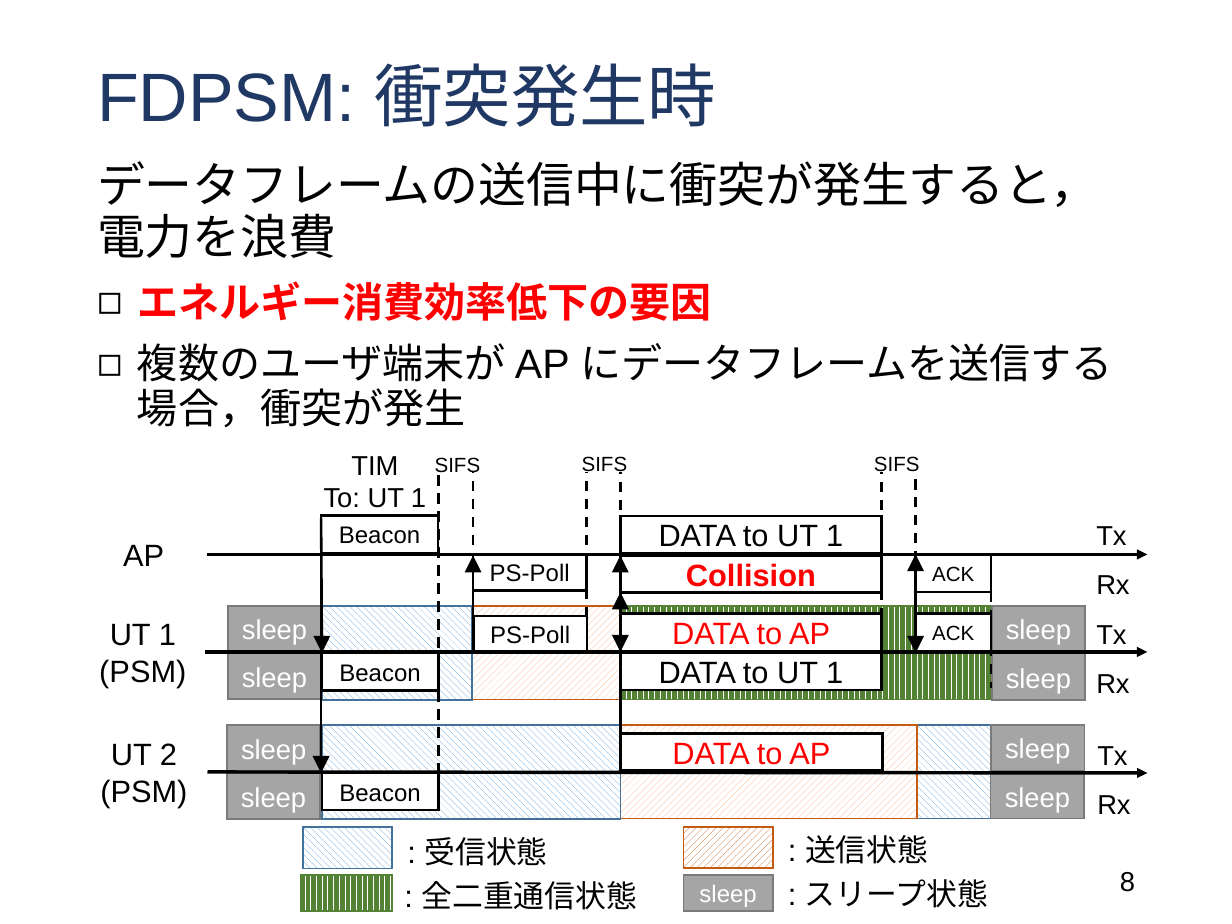
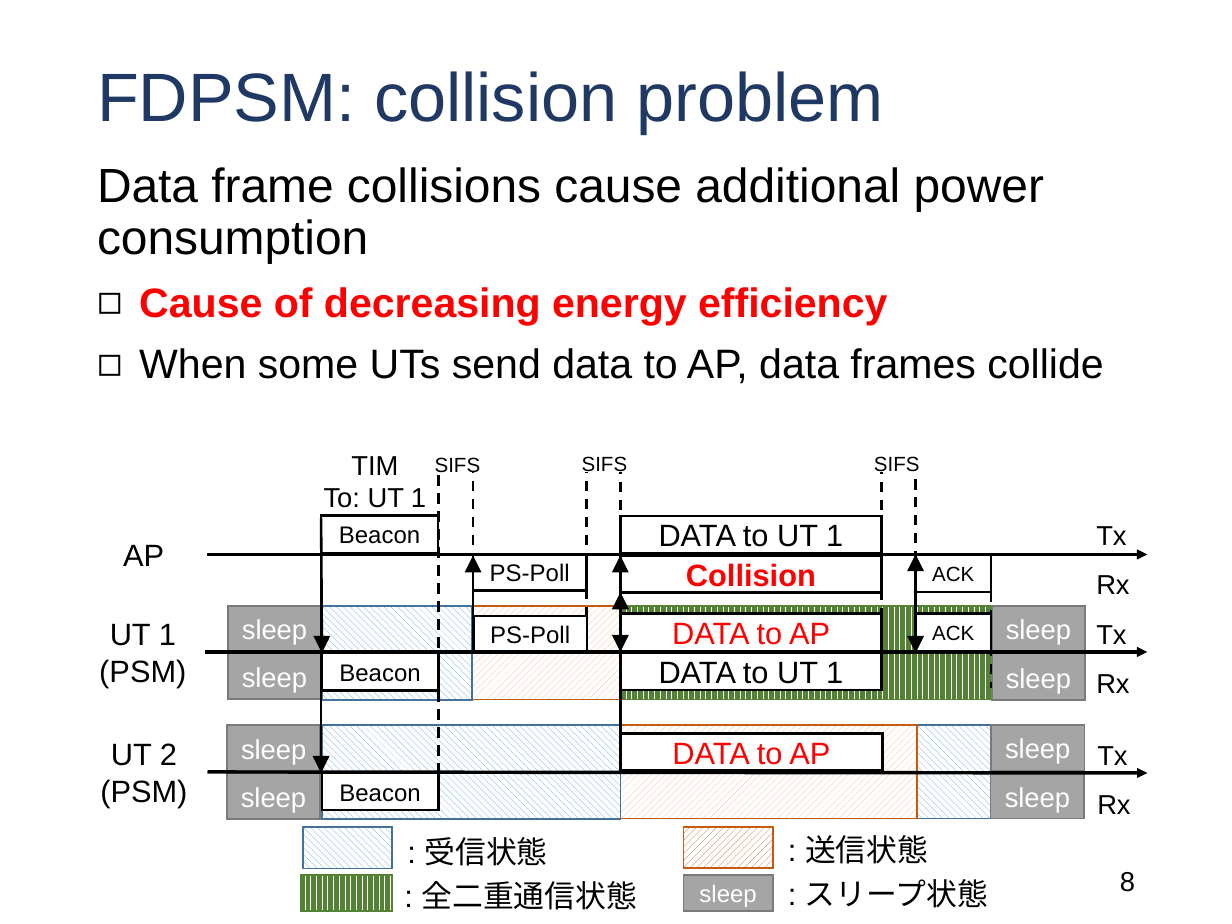
Before and after one commit to Ryo-Murakami/globecom2016_ws_presentation, a slide deck: slide 8 of globecom2016ws_murakami.pptx. Drawn at 1232x924 pixels with LibreOffice and Linux fonts; fonts in the diff are those of the drawing. Boxes give left, top, right and bottom in pixels: in the first picture for what was removed or moved away, otherwise in the second. Text is boxed around its words. In the diff, an @@ line names an element or a change of style, - is before the commit and + after.

```diff
--- a/globecom2016ws_murakami.pptx
+++ b/globecom2016ws_murakami.pptx
@@ title at (97, 71, 883, 134): text changed @@
-FDPSM: 衝突発生時
+FDPSM: collision problem
@@ text at (97, 167, 1103, 384): text changed @@
-データフレームの送信中に衝突が発生すると，電力を浪費
-◻ エネルギー消費効率低下の要因
-◻ 複数のユーザ端末が AP にデータフレームを送信する
-  場合，衝突が発生
+Data frame collisions cause additional power consumption
+◻ Cause of decreasing energy efficiency
+◻ When some UTs send data to AP, data frames collide
```
Also in this commit, not shown: 9 other slides changed.
